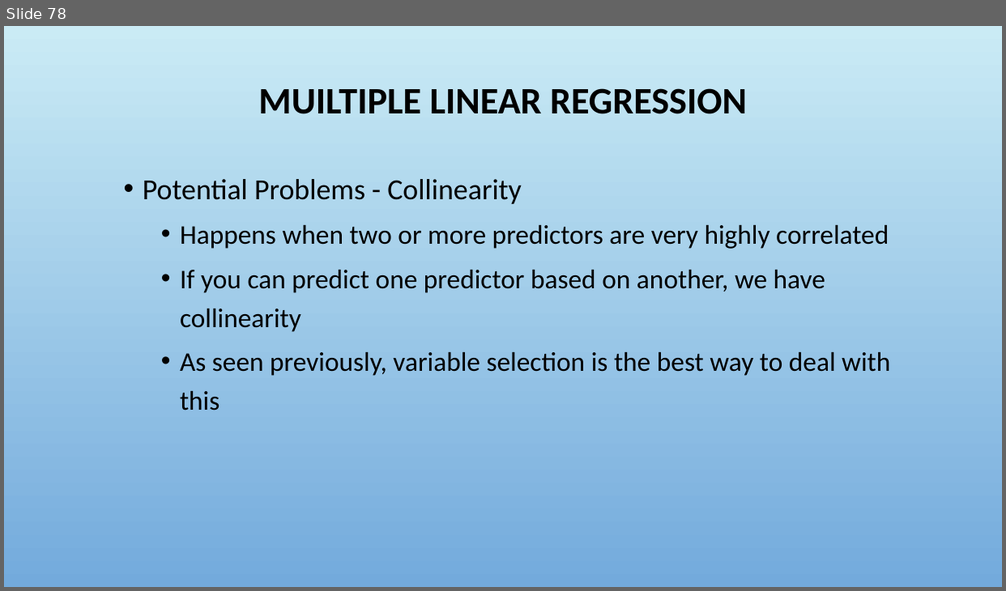
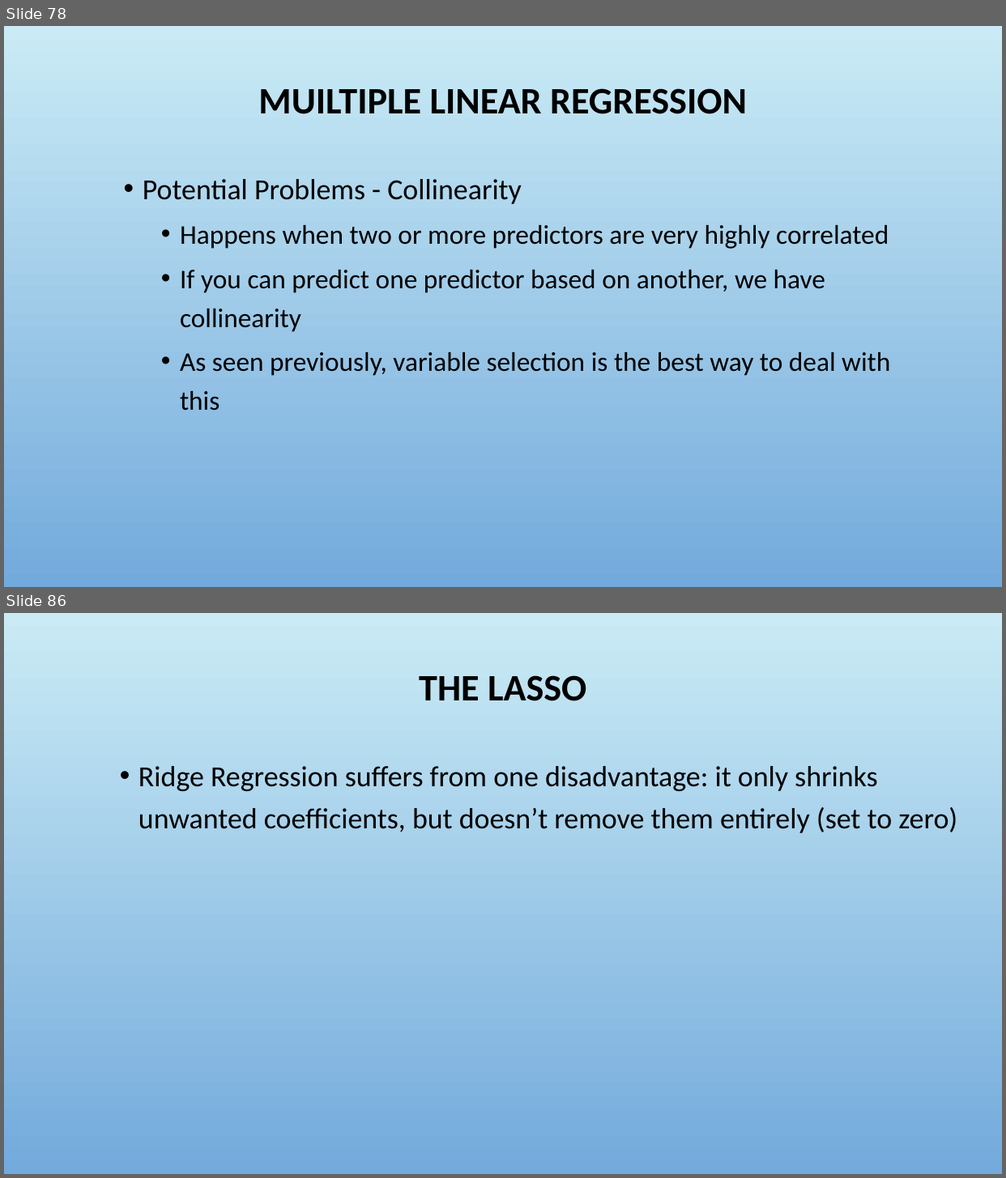
Before and after one commit to fredhutchio/intro-machine-learning, a slide deck: 3. Regression.pptx. Shown one above the other, each under a label of ours: slide 78 before the commit, slides 78 and 86 after it; the slides between them are not shown. The pictures are 1006x591 and 1006x1178 pixels, drawn with LibreOffice and Linux fonts; fonts in the diff are those of the drawing; background and template pictures are left out. Boxes give left, top, right and bottom in pixels: in the first picture for what was removed or moved away, otherwise in the second. Text is boxed around its words. In the diff, an @@ line names an element or a change of style, - is before the commit and + after.

```diff
--- a/3. Regression.pptx
+++ b/3. Regression.pptx
@@ slide 86 added at box(4, 613, 1002, 1174), background picture (left out) @@
@@ title added at box(419, 675, 586, 701), 36 pt, text #000000, bold @@
+THE LASSO
@@ text added at box(138, 766, 957, 833), 28 pt, text #000000 @@
+    • Ridge Regression suffers from one disadvantage: it only shrinks unwanted coefficients, but doesn’t remove them entirely (set to zero)
```
Also in this commit, not shown: 2 slides changed, 10 other slides added, 1 other file.
